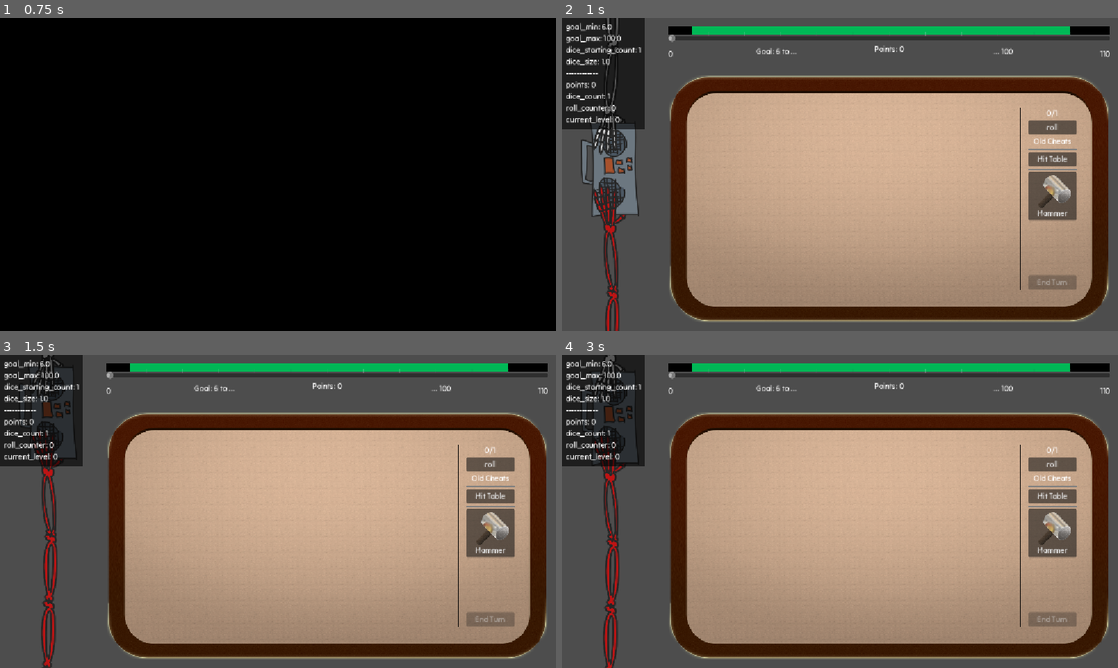
Above: before the commit, frames 1-4 (two rows, left to right).
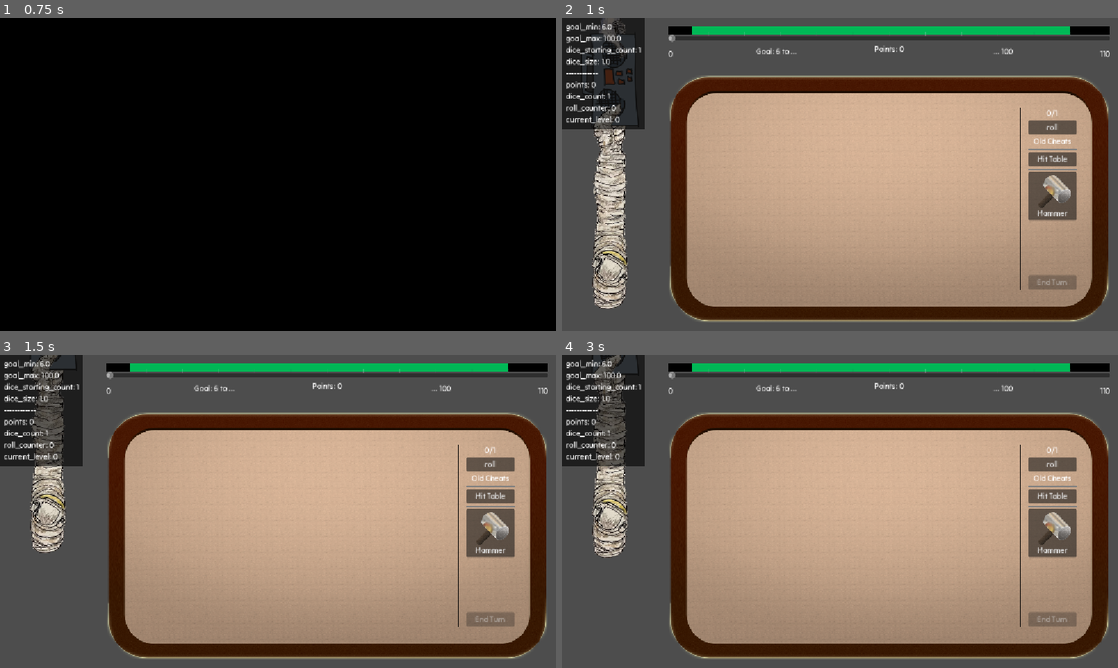
Above: after the commit, the same moments.

Repository: vhoyer/ludum_dare_60
Game: Godot game, scene res://stages/main_menu/main_menu.tscn
The game is run twice, just before and just after one commit, with the same random seed, the same clock (stepped at 60 frames per second) and the same inputs.
Inputs (mouse positions are in pixels of both pictures, inside the frame that each line leads up to):
- Up to frame 1 (0.75 s): click "start! ,)" at 0.5 s
- Up to frame 2 (1 s): no input
- Up to frame 3 (1.5 s): move the mouse to (400, 495) at 1.27 s; hold Right (ui_right) from 1.28 s (still down); tap K at 1.35 s; click (400, 495) at 1.42 s
- Up to frame 4 (3 s): move the mouse to (728, 527) at 2.02 s; release Right (ui_right) at 2.03 s; hold Down (ui_down) 2.03-2.78 s; tap K at 2.1, 2.85 s; move the mouse to (895, 442) at 2.77 s; hold Right (ui_right) from 2.78 s (still down)

Frame 1 is identical in both runs. In frame 2, 4.5% of the frame differs, in the area x 3-14%, y 0-100%; in frame 3, 3.5%; in frame 4, 3.6%.

Commit message:
✨ Add images

Diff:
--- a/components/game_cursor/cursors/hand.tres
+++ b/components/game_cursor/cursors/hand.tres
@@ -1,12 +1,12 @@
 [gd_resource type="Resource" script_class="CursorResource" format=3 uid="uid://i1wcyjmq7t4p"]
 
-[ext_resource type="Texture2D" uid="uid://cq5q4q1it8mwt" path="res://assets/cursor/right_hand.png" id="1_xh8nm"]
+[ext_resource type="Texture2D" uid="uid://dbdub70reibw" path="res://assets/cursor/astronaut_hand.png" id="1_xh8nm"]
 [ext_resource type="Script" uid="uid://ea62rs5o56wh" path="res://components/game_cursor/cursor_resource.gd" id="2_es7e0"]
 
 [resource]
 script = ExtResource("2_es7e0")
 _pressed = ExtResource("1_xh8nm")
-_pressed_offset = Vector2(-66, -66)
+_pressed_offset = Vector2(-127, -127)
 _pressed_sound = 6
 _pressed_effect = "impact"
 metadata/_custom_type_script = "uid://ea62rs5o56wh"
--- a/components/game_tug_of_war/game_tug_of_war.gd
+++ b/components/game_tug_of_war/game_tug_of_war.gd
@@ -23,6 +23,12 @@
 var _value_but_real: float = 0.5:
 	set(value):
 		_value_but_real = value
+		_model_updated.emit()
+
+@export
+var item_texture: Texture2D:
+	set(value):
+		item_texture = value
 		_model_updated.emit()
 
 @export_group('private')
@@ -92,6 +98,7 @@
 
 func _update_view() -> void:
 	fill_bar.position.y = (self.size.y - _fill_margin * 2) * _value_but_real + _fill_margin + _jitter - _offset
+	%Item.texture = item_texture
 
 
 func _on_jitter_scheduler_timeout() -> void:
--- a/components/game_tug_of_war/game_tug_of_war.tscn
+++ b/components/game_tug_of_war/game_tug_of_war.tscn
@@ -1,11 +1,11 @@
 [gd_scene format=3 uid="uid://cpsa1qlgdobpb"]
 
-[ext_resource type="Texture2D" uid="uid://bpjaiglaf4qph" path="res://assets/alien/skelly_hand_over.png" id="1_2hdvj"]
 [ext_resource type="Script" uid="uid://x1wl8tvths1v" path="res://components/game_tug_of_war/game_tug_of_war.gd" id="1_4rdbg"]
-[ext_resource type="Texture2D" uid="uid://mltwii3sq85y" path="res://assets/alien/skelly_hand_under.png" id="2_4rdbg"]
+[ext_resource type="Texture2D" uid="uid://da6vm36laa0x8" path="res://assets/alien/alien_04_thumb.png" id="3_4rdbg"]
 [ext_resource type="Texture2D" uid="uid://dr233icuhbor5" path="res://assets/items/boombox.png" id="3_nohnp"]
-[ext_resource type="Texture2D" uid="uid://d3ckkhaqxosn0" path="res://assets/player/hooman_hand_over.png" id="4_8235j"]
-[ext_resource type="Texture2D" uid="uid://imy73vth6y0f" path="res://assets/player/hooman_hand_under.png" id="5_bqop2"]
+[ext_resource type="Texture2D" uid="uid://ru572e04la4u" path="res://assets/alien/alien_04_whole.png" id="4_nohnp"]
+[ext_resource type="Texture2D" uid="uid://c1uf2seeeqn3s" path="res://assets/player/astronaut_hand_upper.png" id="5_4rdbg"]
+[ext_resource type="Texture2D" uid="uid://ct8w7fkk7m3jr" path="res://assets/player/astronaut_hand_under.png" id="6_nohnp"]
 
 [node name="GameTugOfWar" type="Control" unique_id=598563760]
 custom_minimum_size = Vector2(200, 0)
@@ -16,6 +16,7 @@
 grow_vertical = 2
 size_flags_horizontal = 0
 script = ExtResource("1_4rdbg")
+item_texture = ExtResource("3_nohnp")
 _fill_margin = 120.0
 _jitter_range = 10.0
 
@@ -48,7 +49,7 @@
 offset_bottom = 667.0
 grow_horizontal = 2
 grow_vertical = 2
-theme_override_constants/separation = -70
+theme_override_constants/separation = -53
 
 [node name="Enemy" type="MarginContainer" parent="Fill/Content" unique_id=1556819735]
 unique_name_in_owner = true
@@ -60,13 +61,13 @@
 z_index = 10
 layout_mode = 2
 size_flags_horizontal = 4
-texture = ExtResource("1_2hdvj")
+texture = ExtResource("3_4rdbg")
 
 [node name="EnemyUnder" type="TextureRect" parent="Fill/Content/Enemy" unique_id=518922774]
 z_index = -10
 layout_mode = 2
 size_flags_horizontal = 4
-texture = ExtResource("2_4rdbg")
+texture = ExtResource("4_nohnp")
 
 [node name="Item" type="TextureRect" parent="Fill/Content" unique_id=1575409061]
 unique_name_in_owner = true
@@ -84,13 +85,13 @@
 z_index = 10
 layout_mode = 2
 size_flags_horizontal = 4
-texture = ExtResource("4_8235j")
+texture = ExtResource("5_4rdbg")
 
 [node name="PlayerUnder" type="TextureRect" parent="Fill/Content/Player" unique_id=1427720392]
 z_index = -10
 layout_mode = 2
 size_flags_horizontal = 4
-texture = ExtResource("5_bqop2")
+texture = ExtResource("6_nohnp")
 
 [node name="JitterScheduler" type="Timer" parent="." unique_id=429336002]
 unique_name_in_owner = true
Binary file added: assets/alien/alien_04_thumb.png
Not shown, added: assets/alien/alien_04_thumb.png.import
Binary file added: assets/alien/alien_04_whole.png
Not shown, added: assets/alien/alien_04_whole.png.import
Binary file added: assets/cursor/astronaut_hand.png
Not shown, added: assets/cursor/astronaut_hand.png.import
Binary file added: assets/items/cabin.png
Not shown, added: assets/items/cabin.png.import
Binary file added: assets/items/tank.png
Not shown, added: assets/items/tank.png.import
Binary file added: assets/items/trusts.png
Not shown, added: assets/items/trusts.png.import
(and 7 more such lines)
